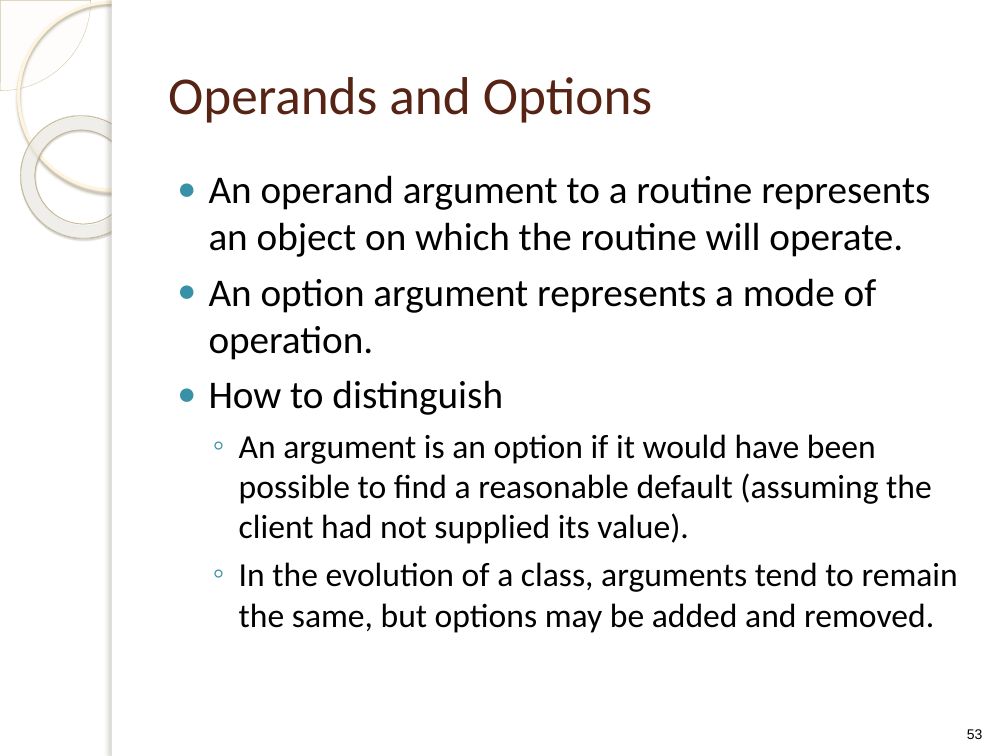
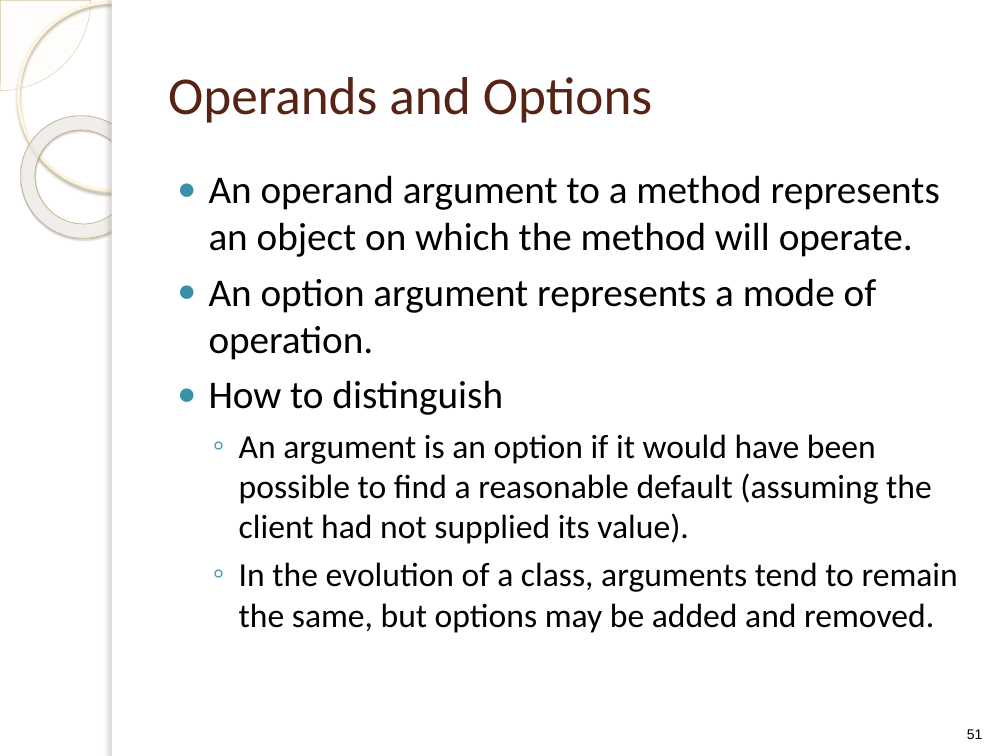
Before and after one commit to f1lm/MS-2014-Boise-State-University, a slide deck: slide 51 of Advance Software Engineering/Lecture Notes/ClassDesign.pptx (slide 53 before the commit). Drawn at 1008x756 pixels with LibreOffice and Linux fonts; fonts in the diff are those of the drawing; background and template pictures are left out. Boxes give left, top, right and bottom in pixels: in the first picture for what was removed or moved away, otherwise in the second. Text is boxed around its words. In the diff, an @@ line names an element or a change of style, - is before the commit and + after.

```diff
--- a/Advance Software Engineering/Lecture Notes/ClassDesign.pptx
+++ b/Advance Software Engineering/Lecture Notes/ClassDesign.pptx
@@ text at (x1=209, y1=175, x2=940, y2=257): text changed @@
-● An operand argument to a routine represents an object on which the routine will operate.
+● An operand argument to a method represents an object on which the method will operate.
@@ page number at (x1=967, y1=729, x2=983, y2=739): text changed @@
-53
+51
```
Also in this commit, not shown: 15 other slides changed, 2 slides removed.
